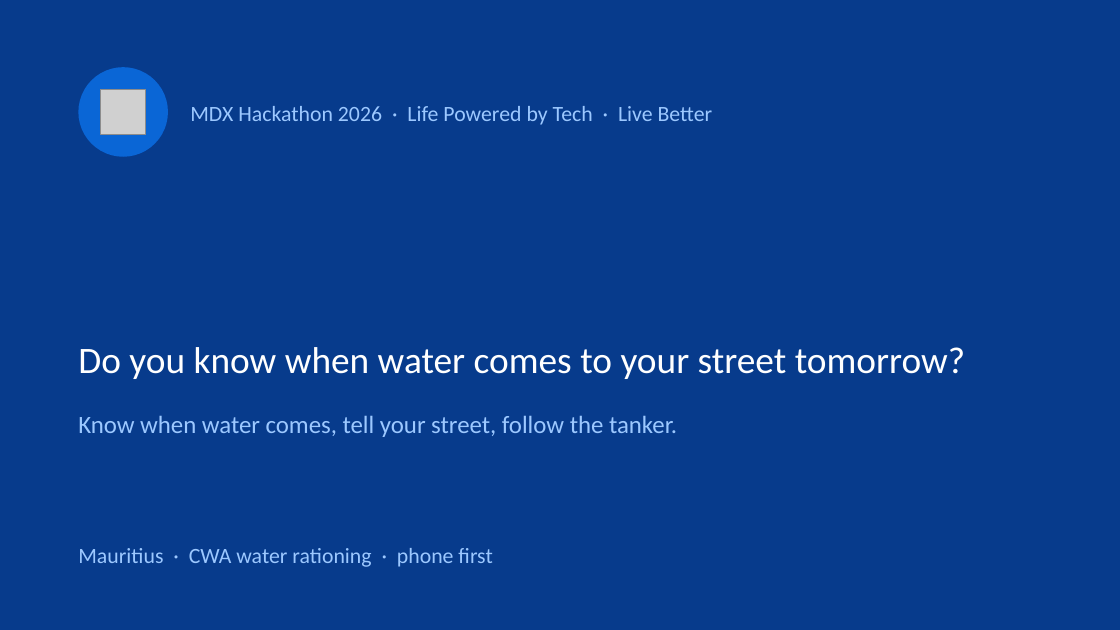
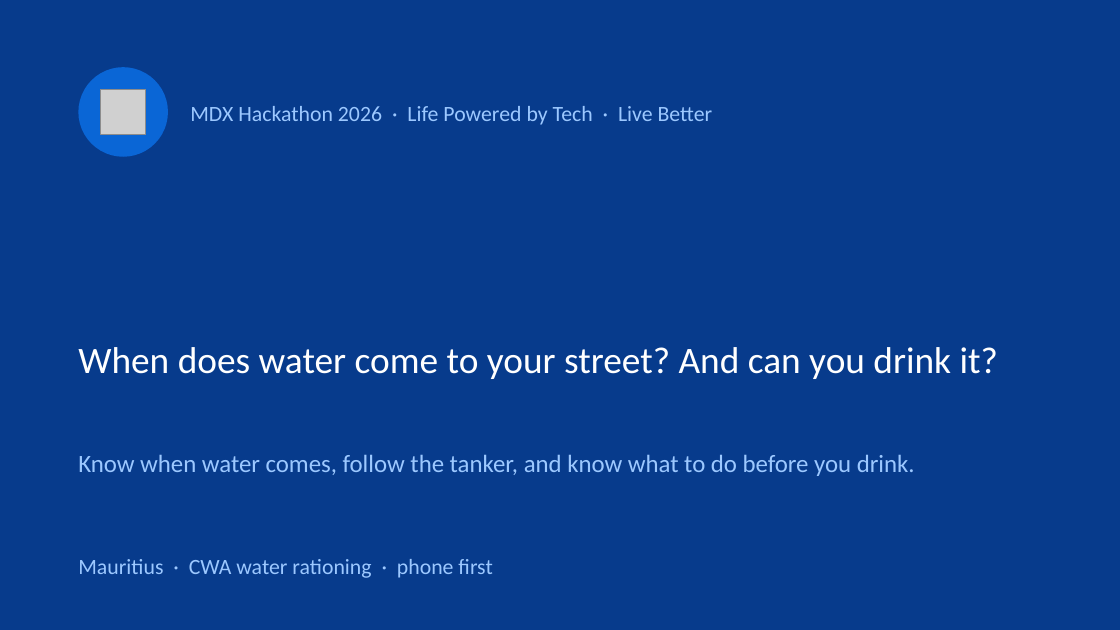
Before and after one commit to TusharDwarka/hackathon-mdx-2026, a slide deck: slide 1 of team/p4-ai/slides/kot-delo-pitch.pptx. Drawn at 1120x630 pixels with LibreOffice and Linux fonts; fonts in the diff are those of the drawing; grey boxes stand for pictures. Boxes give left, top, right and bottom in pixels: in the first picture for what was removed or moved away, otherwise in the second. Text is boxed around its words. In the diff, an @@ line names an element or a change of style, - is before the commit and + after.

```diff
--- a/team/p4-ai/slides/kot-delo-pitch.pptx
+++ b/team/p4-ai/slides/kot-delo-pitch.pptx
@@ text at bbox=[78, 347, 998, 379]: text changed @@
-Do you know when water comes to your street tomorrow?
+When does water come to your street? And can you drink it?
@@ text at bbox=[78, 455, 915, 476]: text changed @@
-Know when water comes, tell your street, follow the tanker.
+Know when water comes, follow the tanker, and know what to do before you drink.
@@ text "Mauritius · CWA water rationing ...": place and size @@
-text "Mauritius · CWA water rationing ..." at bbox=[78, 548, 492, 567]
+text "Mauritius · CWA water rationing ..." at bbox=[78, 559, 492, 578]
```
Also in this commit, not shown: 3 other slides changed, 1 slide added, 1 slide removed.
